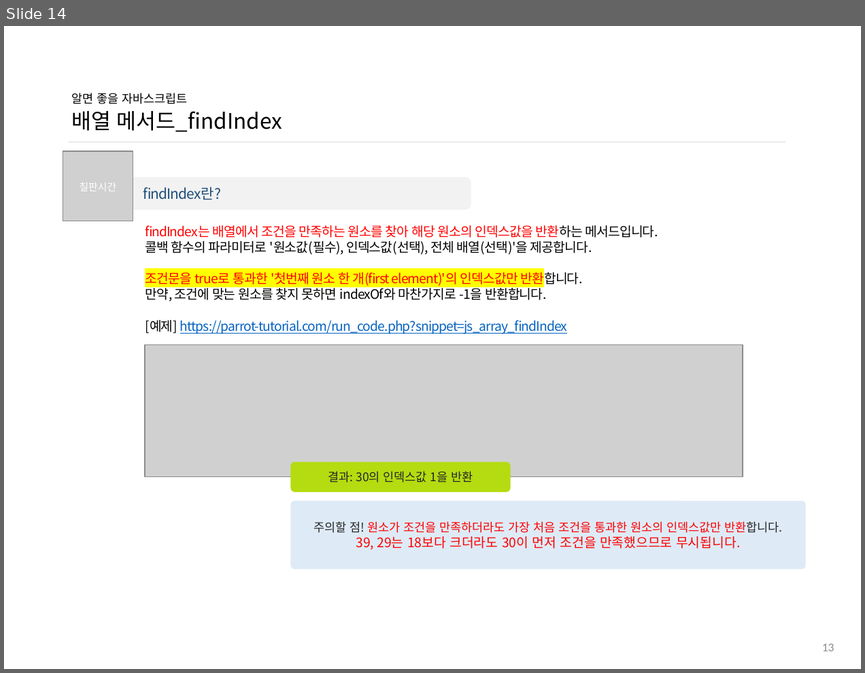
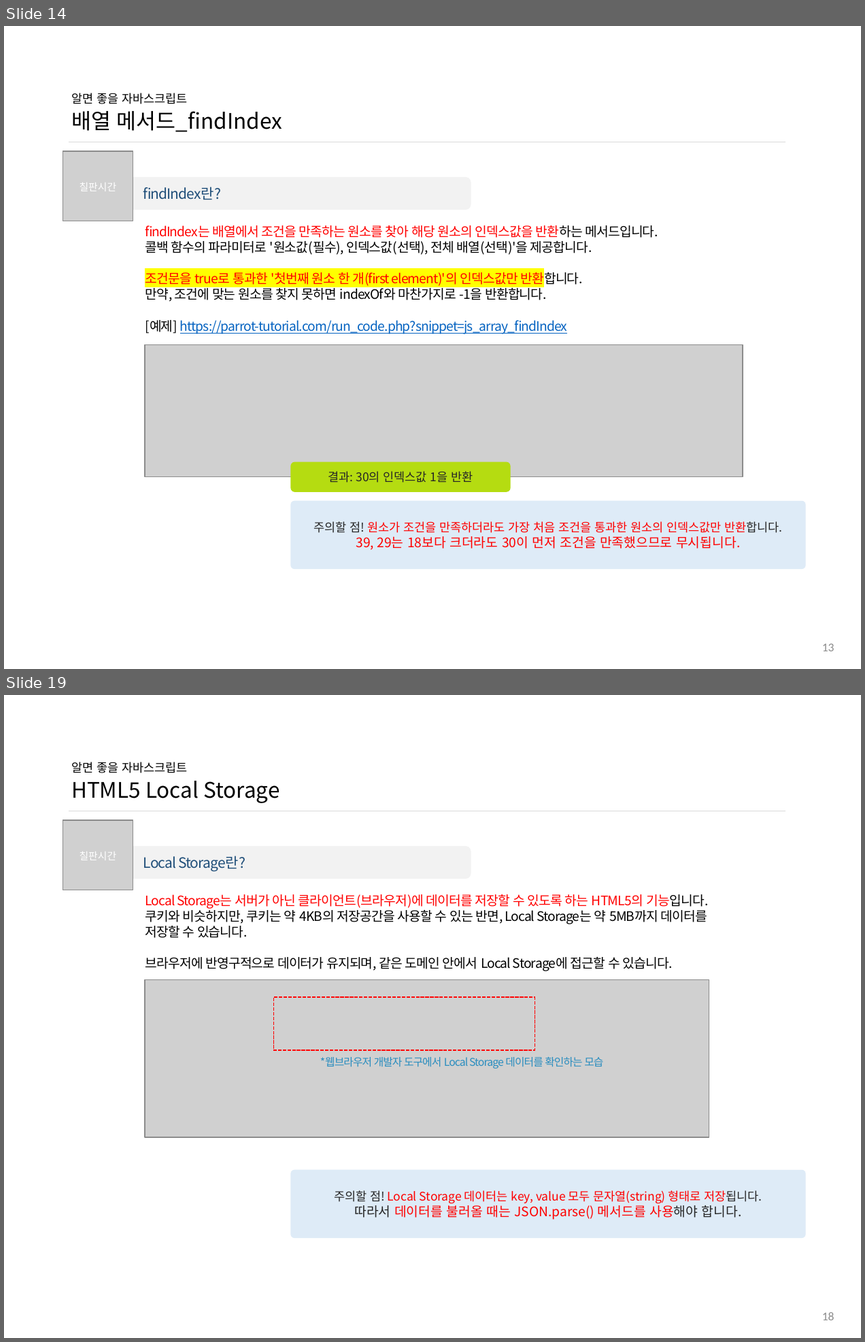
Before and after one commit to ddowon/vueStudy, a slide deck: 01.참고자료/191024_알면 좋을 자바스크립트.pptx. Shown one above the other, each under a label of ours: slide 14 before the commit, slides 14 and 19 after it; the slides between them are not shown. The pictures are 865x673 and 865x1342 pixels, drawn with LibreOffice and Linux fonts; fonts in the diff are those of the drawing; grey boxes stand for pictures; background and template pictures are left out. Boxes give left, top, right and bottom in pixels: in the first picture for what was removed or moved away, otherwise in the second. Text is boxed around its words. In the diff, an @@ line names an element or a change of style, - is before the commit and + after.

Commit message:
10월 31일 10차 자바스크립트 스터디 보조자료 업데이트

```diff
--- a/01.참고자료/191024_알면 좋을 자바스크립트.pptx
+++ b/01.참고자료/191024_알면 좋을 자바스크립트.pptx
@@ slide 19 added at box(4, 695, 861, 1338), background #FFFFFF @@
@@ title added at box(71, 762, 279, 803), 18 pt, text #000000 @@
+알면 좋을 자바스크립트
+HTML5 Local Storage
@@ line added from (68, 811) to (785, 811), #D9D9D9 0.5 pt @@
@@ picture added at box(63, 820, 133, 890) @@
@@ text added at box(79, 851, 117, 860), 8.5 pt, text #FFFFFF @@
+칠판시간
@@ rounded rectangle added at box(107, 846, 471, 879), fill #F2F2F2, 12 pt, text #1F4E79 @@
+Local Storage란?
@@ text added at box(145, 894, 708, 971), 11 pt, text #000000 @@
+Local Storage는 서버가 아닌 클라이언트(브라우저)에 데이터를 저장할 수 있도록 하는 HTML5의 기능입니다.
+쿠키와 비슷하지만, 쿠키는 약 4KB의 저장공간을 사용할 수 있는 반면, Local Storage는 약 5MB까지 데이터를 저장할 수 있습니다.
+브라우저에 반영구적으로 데이터가 유지되며, 같은 도메인 안에서 Local Storage에 접근할 수 있습니다.
@@ picture added at box(145, 979, 708, 1137) @@
@@ rectangle added at box(274, 997, 535, 1050), outline #FF0000 1 pt dashed @@
@@ text added at box(320, 1057, 603, 1068), 9 pt, text #298DBF @@
+*웹브라우저 개발자 도구에서 Local Storage 데이터를 확인하는 모습
@@ rounded rectangle added at box(290, 1170, 805, 1238), fill #DEEBF7, 10 pt, text #FF0000 @@
+주의할 점! Local Storage 데이터는 key, value 모두 문자열(string) 형태로 저장됩니다.
+따라서 데이터를 불러올 때는 JSON.parse() 메서드를 사용해야 합니다.
@@ page number added at box(822, 1312, 834, 1320), 10 pt, text #8C8C8C @@
+18
```
Also in this commit, not shown: 2 slides changed, 5 other slides added.
